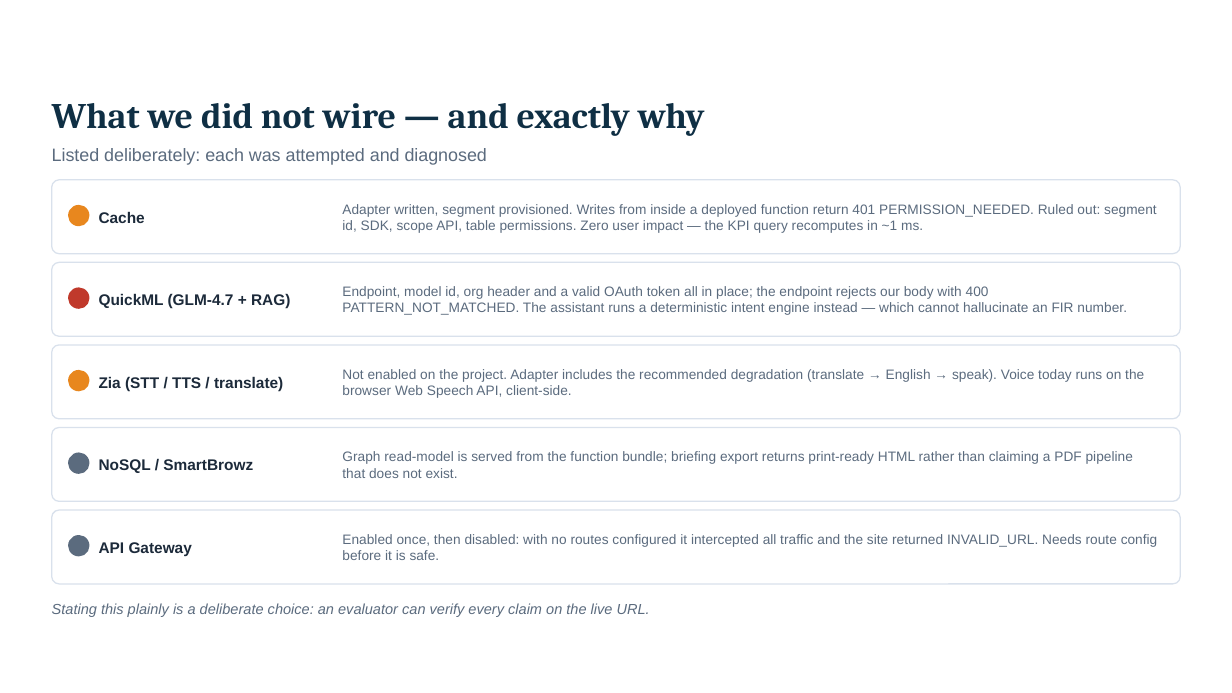
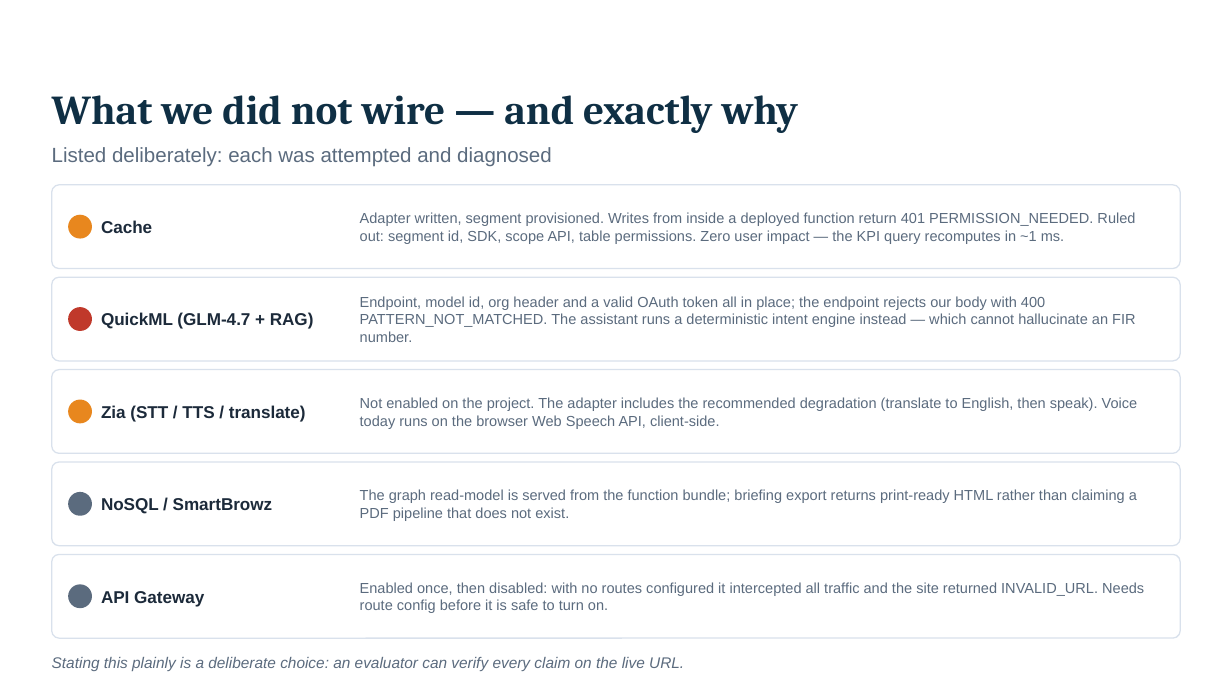
Before and after one commit to adarshcod30/Kadi, a slide deck: slide 10 of deck/KADI_KSP_Datathon_2026_Submission.pptx. Drawn at 1232x693 pixels with LibreOffice and Linux fonts; fonts in the diff are those of the drawing; background and template pictures are left out. Boxes give left, top, right and bottom in pixels: in the first picture for what was removed or moved away, otherwise in the second. Text is boxed around its words. In the diff, an @@ line names an element or a change of style, - is before the commit and + after.

```diff
--- a/deck/KADI_KSP_Datathon_2026_Submission.pptx
+++ b/deck/KADI_KSP_Datathon_2026_Submission.pptx
@@ text "What we did not wire ...": place and size @@
-text "What we did not wire ..." at (52,103,705,136)
+text "What we did not wire ..." at (52,95,798,133)
@@ text "What we did not wire ..." at (52,95,798,133): size 21 to 24 pt @@
@@ text "Listed deliberately: each was attempted ..." at (52,147,552,167): size 10.5 to 12 pt @@
@@ rounded rectangle: place and size @@
-rounded rectangle at (52,180,1180,254)
+rounded rectangle at (52,185,1180,269)
@@ text "Adapter written, segment provisioned. Writes ...": place and size @@
-text "Adapter written, segment provisioned. Writes ..." at (342,204,1157,233)
+text "Adapter written, segment provisioned. Writes ..." at (360,212,1135,244)
@@ text "Adapter written, segment provisioned. Writes ..." at (360,212,1135,244): size 8 to 8.5 pt @@
@@ ellipse: place and size @@
-ellipse at (69,206,89,225)
+ellipse at (69,216,91,238)
@@ rounded rectangle: place and size @@
-rounded rectangle at (52,262,1180,336)
+rounded rectangle at (52,277,1180,361)
@@ text "QuickML (GLM-4.7 + RAG)": place and size @@
-text "QuickML (GLM-4.7 + RAG)" at (99,293,290,309)
+text "QuickML (GLM-4.7 + RAG)" at (101,312,314,329)
@@ text "Endpoint, model id, org header ..." at (360,296,1135,342): size 8 to 8.5 pt @@
@@ text "Endpoint, model id, org header ...": place and size @@
-text "Endpoint, model id, org header ..." at (342,286,1127,315)
+text "Endpoint, model id, org header ..." at (360,296,1135,342)
@@ ellipse: place and size @@
-ellipse at (69,288,89,308)
+ellipse at (69,308,91,330)
@@ rounded rectangle: place and size @@
-rounded rectangle at (52,345,1180,419)
+rounded rectangle at (52,370,1180,453)
@@ text "Zia (STT / TTS / ...": place and size @@
-text "Zia (STT / TTS / ..." at (99,376,283,391)
+text "Zia (STT / TTS / ..." at (101,405,306,422)
@@ ellipse: place and size @@
-ellipse at (69,371,89,391)
+ellipse at (69,400,91,423)
@@ text at (360,397,1138,429): text changed; size 8 to 8.5 pt @@
-Not enabled on the project. Adapter includes the recommended degradation (translate → English → speak). Voice today runs on the browser Web Speech API, client-side.
+Not enabled on the project. The adapter includes the recommended degradation (translate to English, then speak). Voice today runs on the browser Web Speech API, client-side.
@@ rounded rectangle: place and size @@
-rounded rectangle at (52,428,1180,501)
+rounded rectangle at (52,462,1180,546)
@@ text "NoSQL / SmartBrowz": place and size @@
-text "NoSQL / SmartBrowz" at (99,459,253,473)
+text "NoSQL / SmartBrowz" at (101,498,272,514)
@@ ellipse: place and size @@
-ellipse at (69,453,89,473)
+ellipse at (69,493,91,515)
@@ text at (360,489,1137,521): text changed; size 8 to 8.5 pt @@
-Graph read-model is served from the function bundle; briefing export returns print-ready HTML rather than claiming a PDF pipeline that does not exist.
+The graph read-model is served from the function bundle; briefing export returns print-ready HTML rather than claiming a PDF pipeline that does not exist.
@@ proportions changed in 5 elements at (52,185,1180,269), (52,277,1180,361), (52,370,1180,453), (52,462,1180,546), (52,554,1180,638) @@
@@ rounded rectangle: place and size @@
-rounded rectangle at (52,510,1180,584)
+rounded rectangle at (52,554,1180,638)
@@ size 9 to 10 pt in 5 elements at (101,220,152,233), (101,312,314,329), (101,405,306,422), (101,498,272,514), (101,591,204,607) @@
@@ text "API Gateway": place and size @@
-text "API Gateway" at (99,542,192,556)
+text "API Gateway" at (101,591,204,607)
@@ ellipse: place and size @@
-ellipse at (69,536,89,556)
+ellipse at (69,585,91,607)
@@ text at (360,582,1144,613): text changed; size 8 to 8.5 pt @@
-Enabled once, then disabled: with no routes configured it intercepted all traffic and the site returned INVALID_URL. Needs route config before it is safe.
+Enabled once, then disabled: with no routes configured it intercepted all traffic and the site returned INVALID_URL. Needs route config before it is safe to turn on.
@@ text "Stating this plainly is a ...": place and size @@
-text "Stating this plainly is a ..." at (52,603,650,617)
+text "Stating this plainly is a ..." at (52,657,684,671)
@@ text "Stating this plainly is a ..." at (52,657,684,671): size 8.5 to 9 pt @@
```
Also in this commit, not shown: 17 other slides changed, 5 other files.
